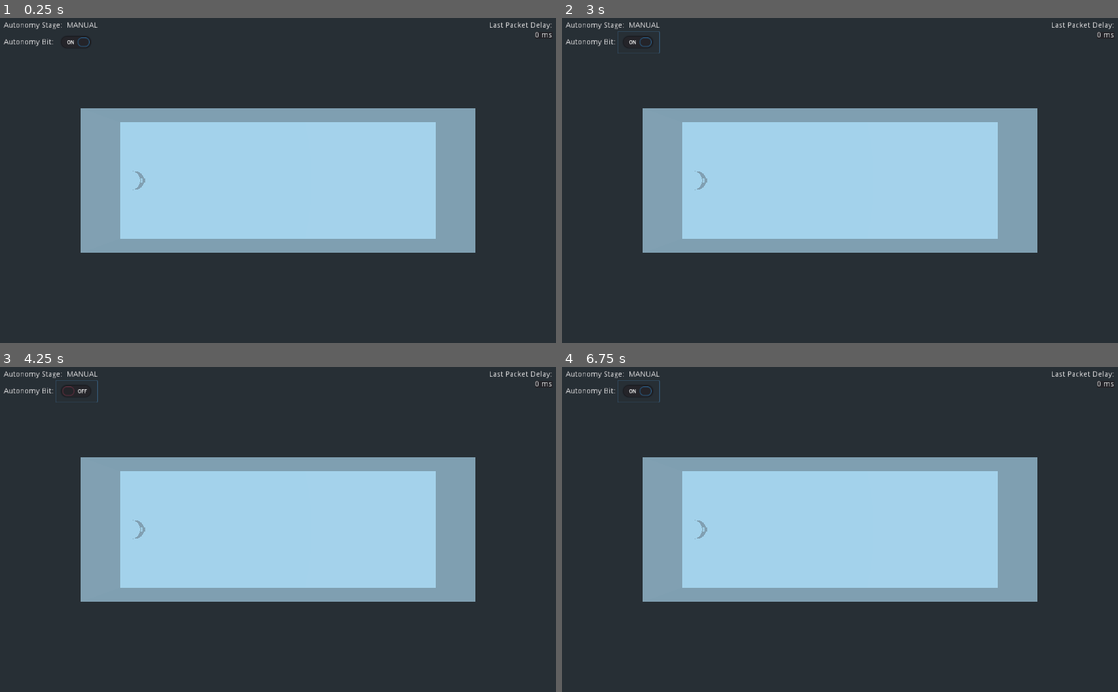
Above: before the commit, frames 1-4 (two rows, left to right).
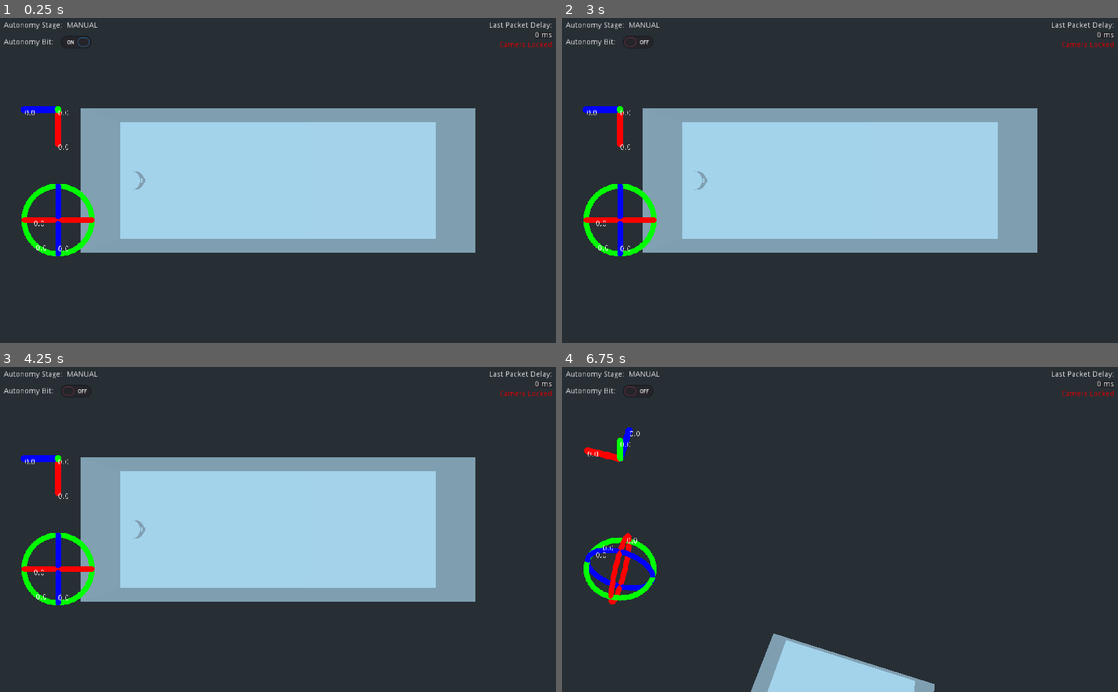
Above: after the commit, the same moments.

Repository: utahrobotics/lunabase_gui
Game: Godot game, scene res://main.tscn
Two runs of this game, one before a commit and one after it. Both use one fixed random seed, a clock stepped at 60 frames per second and the inputs below.
Inputs (mouse positions are in pixels of both pictures, inside the frame that each line leads up to):
- Up to frame 1 (0.25 s): no input
- Up to frame 2 (3 s): click (639, 44) at 0.5 s; click (639, 44) at 1.25 s; click (639, 44) at 2 s; tap Enter at 2.75 s; move the mouse to (962, 164) at 2.77 s; hold X (change_autonomy) from 2.78 s (still down)
- Up to frame 3 (4.25 s): tap S (camera_back, bound only after the commit) at 3.05, 3.6 s; tap Space (camera_up, bound only after the commit) at 3.5 s; move the mouse to (166, 545) at 3.52 s; release X (change_autonomy) at 3.53 s; tap Shift (camera_down, bound only after the commit) at 3.8 s
- Up to frame 4 (6.75 s): tap Enter at 4.25, 5.75 s; move the mouse to (895, 458) at 4.27 s; hold Shift (camera_down, bound only after the commit) 4.28-5.03 s; tap W (camera_forward, bound only after the commit) at 4.55, 5.1 s; tap Space (camera_up, bound only after the commit) at 5 s; move the mouse to (812, 594) at 5.02 s; tap A (camera_left, bound only after the commit) at 5.3 s; move the mouse to (1006, 578) at 5.77 s; hold A (camera_left, bound only after the commit) 5.78-6.53 s; tap C (camera_lock, bound only after the commit) at 6.05, 6.6 s; move the mouse to (673, 480) at 6.52 s

The runs differ from the first frame. In frame 1, 1.4% of the frame differs, in the area x 3-100%, y 7-74%; in frame 2, 1.5%; in frame 3, 1.4%; in frame 4, 36%, in the area x 3-100%, y 4-100%.

Commit message:
added moving camera and gizmos

Diff:
--- /dev/null
+++ b/anchored_control.gd
@@ -0,0 +1,9 @@
+class_name AnchoredControl
+extends Control
+
+
+onready var _camera := get_viewport().get_camera()
+
+
+func _process(delta):
+	rect_position = _camera.unproject_position(get_parent().global_transform.origin)
--- a/bot_server.gd
+++ b/bot_server.gd
@@ -57,7 +57,6 @@
 	var err := udp.listen(PORT_SERVER)
 	if err != 0:
 		set_process(false)
-		set_process_input(false)
 		print("ERROR CODE STARTING UDP SERVER: " + str(err))
 		return
 	print("UDP SERVER ACTIVE")
@@ -127,18 +126,12 @@
 
 func _input(event):
 	# TODO Add controller input
-	if event.is_action_pressed("change_autonomy"):
-		set_autonomy(true)
-
-	elif event.is_action_released("change_autonomy"):
-		set_autonomy(false)
-
-	elif event is InputEventJoypadMotion:
+	if event is InputEventJoypadMotion:
 		if event.axis == JOY_AXIS_0 or event.axis == JOY_AXIS_1:
 			bot.put_packet(to_json({LEFT_STICK: [Input.get_joy_axis(0, JOY_AXIS_0), Input.get_joy_axis(0, JOY_AXIS_1)]}).to_utf8())
 
 		elif event.axis == JOY_AXIS_2 or event.axis == JOY_AXIS_3:
-			bot.put_packet(to_json({LEFT_STICK: [Input.get_joy_axis(0, JOY_AXIS_2), Input.get_joy_axis(0, JOY_AXIS_3)]}).to_utf8())
+			bot.put_packet(to_json({RIGHT_STICK: [Input.get_joy_axis(0, JOY_AXIS_2), Input.get_joy_axis(0, JOY_AXIS_3)]}).to_utf8())
 
 		return
 
--- /dev/null
+++ b/controllable_node.gd
@@ -0,0 +1,48 @@
+class_name ControllableNode
+extends Spatial
+
+
+signal camera_lock_changed(val)
+
+export var speed := 7.0
+export var acceleration_weight := 15.0
+export var mouse_sensitivity := 0.003
+
+var locked := true
+
+var _movement_vector: Vector3
+var _linear_velocity: Vector3
+
+
+static func exp_weight_conversion(weight: float) -> float:
+	return 1.0 - exp(- weight)
+
+
+func _input(event):
+	if event.is_action_pressed("camera_lock"):
+		locked = not locked
+		if locked:
+			Input.set_mouse_mode(Input.MOUSE_MODE_VISIBLE)
+		else:
+			Input.set_mouse_mode(Input.MOUSE_MODE_CAPTURED)
+
+		emit_signal("camera_lock_changed", locked)
+
+	if locked:
+		_movement_vector = Vector3.ZERO
+		return
+
+	if event is InputEventMouseMotion:
+		rotation.x -= event.relative.y * mouse_sensitivity
+		rotation.y -= event.relative.x * mouse_sensitivity
+
+	_movement_vector = Vector3(
+		Input.get_action_strength("camera_right") - Input.get_action_strength("camera_left"),
+		Input.get_action_strength("camera_up") - Input.get_action_strength("camera_down"),
+		Input.get_action_strength("camera_back") - Input.get_action_strength("camera_forward")
+	)
+
+
+func _process(delta):
+	_linear_velocity = _linear_velocity.linear_interpolate(global_transform.basis.xform(_movement_vector * speed), exp_weight_conversion(delta * acceleration_weight))
+	global_transform.origin += _linear_velocity * delta
--- a/main.tscn
+++ b/main.tscn
@@ -1,7 +1,10 @@
-[gd_scene load_steps=6 format=2]
-
+[gd_scene load_steps=10 format=2]
+
+[ext_resource path="res://controllable_node.gd" type="Script" id=1]
 [ext_resource path="res://bot.tscn" type="PackedScene" id=2]
 [ext_resource path="res://pathing_render.gd" type="Script" id=3]
+[ext_resource path="res://position_gizmo.tscn" type="PackedScene" id=4]
+[ext_resource path="res://rotation_gizmo.tscn" type="PackedScene" id=5]
 
 [sub_resource type="GDScript" id=1]
 script/source = "extends Label
@@ -13,12 +16,13 @@
 	text = parsed[BotServer.AUTONOMY_STAGE].capitalize()
 "
 
-[sub_resource type="GDScript" id=2]
+[sub_resource type="GDScript" id=5]
 script/source = "extends CheckButton
 
 
-func _toggled(button_pressed: bool) -> void:
-	BotServer.autonomy = button_pressed
+func _input(event):
+	if event.is_action_pressed(\"change_autonomy\"):
+		BotServer.autonomy = not BotServer.autonomy
 "
 
 [sub_resource type="GDScript" id=3]
@@ -32,6 +36,19 @@
 
 func _update_delay(delay: int):
 	text = str(delay) + \" ms\"
+"
+
+[sub_resource type="GDScript" id=4]
+script/source = "extends Label
+
+
+func _on_Camera_camera_lock_changed(val):
+	if val:
+		text = \"Camera Locked\"
+		set(\"custom_colors/font_color\", Color.red)
+	else:
+		text = \"Camera Unlocked\"
+		set(\"custom_colors/font_color\", Color.green)
 "
 
 [node name="Spatial" type="Spatial"]
@@ -79,8 +96,53 @@
 margin_left = 96.0
 margin_right = 172.0
 margin_bottom = 40.0
+focus_mode = 0
 pressed = true
-script = SubResource( 2 )
+script = SubResource( 5 )
+
+[node name="ViewportContainer" type="ViewportContainer" parent="LeftHUD"]
+margin_top = 62.0
+margin_right = 505.0
+margin_bottom = 262.0
+
+[node name="Viewport" type="Viewport" parent="LeftHUD/ViewportContainer"]
+size = Vector2( 200, 200 )
+own_world = true
+transparent_bg = true
+handle_input_locally = false
+render_target_update_mode = 3
+
+[node name="Spatial" type="Spatial" parent="LeftHUD/ViewportContainer/Viewport"]
+transform = Transform( -4.37114e-08, -1, -4.37114e-08, 0, -4.37114e-08, 1, -1, 4.37114e-08, 1.91069e-15, 0, 0, 0 )
+
+[node name="Camera" type="Camera" parent="LeftHUD/ViewportContainer/Viewport/Spatial"]
+transform = Transform( 1, 0, 0, 0, 1, 0, 0, 0, 1, 0, 0, 0.275 )
+projection = 1
+size = 0.32
+
+[node name="PositionGizmo" parent="LeftHUD/ViewportContainer/Viewport" instance=ExtResource( 4 )]
+
+[node name="ViewportContainer2" type="ViewportContainer" parent="LeftHUD"]
+margin_top = 266.0
+margin_right = 505.0
+margin_bottom = 466.0
+
+[node name="Viewport" type="Viewport" parent="LeftHUD/ViewportContainer2"]
+size = Vector2( 200, 200 )
+own_world = true
+transparent_bg = true
+handle_input_locally = false
+render_target_update_mode = 3
+
+[node name="Spatial" type="Spatial" parent="LeftHUD/ViewportContainer2/Viewport"]
+transform = Transform( -4.37114e-08, -1, -4.37114e-08, 0, -4.37114e-08, 1, -1, 4.37114e-08, 1.91069e-15, 0, 0, 0 )
+
+[node name="Camera" type="Camera" parent="LeftHUD/ViewportContainer2/Viewport/Spatial"]
+transform = Transform( 1, 0, 0, 0, 1, 0, 0, 0, 1, 0, 0, 0.275 )
+projection = 1
+size = 0.32
+
+[node name="RotationGizmo" parent="LeftHUD/ViewportContainer2/Viewport" instance=ExtResource( 5 )]
 
 [node name="RightHUD" type="VBoxContainer" parent="."]
 anchor_left = 0.5
@@ -130,6 +192,15 @@
 "_edit_use_anchors_": false
 }
 
+[node name="CameraLock" type="Label" parent="RightHUD"]
+margin_top = 36.0
+margin_right = 505.0
+margin_bottom = 50.0
+custom_colors/font_color = Color( 1, 0, 0, 1 )
+text = "Camera Locked"
+align = 2
+script = SubResource( 4 )
+
 [node name="Box" type="Spatial" parent="."]
 
 [node name="Bot" parent="Box" instance=ExtResource( 2 )]
@@ -144,3 +215,16 @@
 
 [node name="Camera" type="Camera" parent="."]
 transform = Transform( -4.37114e-08, -1, -4.37114e-08, 0, -4.37114e-08, 1, -1, 4.37114e-08, 1.91069e-15, 0, 5, -3.4 )
+script = ExtResource( 1 )
+
+[node name="RemoteTransform" type="RemoteTransform" parent="Camera"]
+remote_path = NodePath("../../LeftHUD/ViewportContainer/Viewport/Spatial")
+update_position = false
+update_scale = false
+
+[node name="RemoteTransform2" type="RemoteTransform" parent="Camera"]
+remote_path = NodePath("../../LeftHUD/ViewportContainer2/Viewport/Spatial")
+update_position = false
+update_scale = false
+
+[connection signal="camera_lock_changed" from="Camera" to="RightHUD/CameraLock" method="_on_Camera_camera_lock_changed"]
--- /dev/null
+++ b/position_gizmo.tscn
@@ -0,0 +1,117 @@
+[gd_scene load_steps=9 format=2]
+
+[ext_resource path="res://anchored_control.gd" type="Script" id=1]
+
+[sub_resource type="CapsuleMesh" id=1]
+radius = 0.01
+mid_height = 0.1
+
+[sub_resource type="SpatialMaterial" id=2]
+albedo_color = Color( 0, 0, 0, 1 )
+emission_enabled = true
+emission = Color( 0, 0, 1, 1 )
+emission_energy = 1.0
+emission_operator = 0
+emission_on_uv2 = false
+
+[sub_resource type="SpatialMaterial" id=3]
+albedo_color = Color( 0, 0, 0, 1 )
+emission_enabled = true
+emission = Color( 0, 1, 0, 1 )
+emission_energy = 1.0
+emission_operator = 0
+emission_on_uv2 = false
+
+[sub_resource type="SpatialMaterial" id=4]
+albedo_color = Color( 0, 0, 0, 1 )
+emission_enabled = true
+emission = Color( 1, 0, 0, 1 )
+emission_energy = 1.0
+emission_operator = 0
+emission_on_uv2 = false
+
+[sub_resource type="GDScript" id=5]
+script/source = "extends Label
+
+
+func _handle_odometry(odometry: Odometry) -> void:
+	text = str(odometry.linear_velocity.z)
+"
+
+[sub_resource type="GDScript" id=6]
+script/source = "extends Label
+
+
+func _handle_odometry(odometry: Odometry) -> void:
+	text = str(odometry.linear_velocity.y)
+"
+
+[sub_resource type="GDScript" id=7]
+script/source = "extends Label
+
+
+func _handle_odometry(odometry: Odometry) -> void:
+	text = str(odometry.linear_velocity.x)
+"
+
+[node name="PositionGizmo" type="Spatial"]
+
+[node name="MeshInstance" type="MeshInstance" parent="."]
+transform = Transform( 1, 0, 0, 0, 1, 0, 0, 0, 1, 0, 0, 0.05 )
+mesh = SubResource( 1 )
+material/0 = SubResource( 2 )
+
+[node name="MeshInstance2" type="MeshInstance" parent="."]
+transform = Transform( 1, 0, 0, 0, -4.37114e-08, -1, 0, 1, -4.37114e-08, 0, 0.05, 0 )
+mesh = SubResource( 1 )
+material/0 = SubResource( 3 )
+
+[node name="MeshInstance3" type="MeshInstance" parent="."]
+transform = Transform( -4.37114e-08, 0, 1, 0, 1, 0, -1, 0, -4.37114e-08, 0.05, 0, 0 )
+mesh = SubResource( 1 )
+material/0 = SubResource( 4 )
+
+[node name="Spatial" type="Spatial" parent="."]
+transform = Transform( 1, 0, 0, 0, 1, 0, 0, 0, 1, 0, 0, 0.1 )
+
+[node name="AnchoredControl" type="Control" parent="Spatial"]
+margin_right = 40.0
+margin_bottom = 40.0
+script = ExtResource( 1 )
+
+[node name="Label" type="Label" parent="Spatial/AnchoredControl"]
+margin_right = 40.0
+margin_bottom = 14.0
+text = "0.0"
+script = SubResource( 5 )
+
+[node name="Spatial2" type="Spatial" parent="."]
+transform = Transform( 1, 0, 0, 0, 1, 0, 0, 0, 1, 0, 0.1, 0 )
+
+[node name="AnchoredControl" type="Control" parent="Spatial2"]
+margin_right = 40.0
+margin_bottom = 40.0
+script = ExtResource( 1 )
+
+[node name="Label" type="Label" parent="Spatial2/AnchoredControl"]
+margin_right = 40.0
+margin_bottom = 14.0
+text = "0.0"
+script = SubResource( 6 )
+
+[node name="Spatial3" type="Spatial" parent="."]
+transform = Transform( 1, 0, 0, 0, 1, 0, 0, 0, 1, 0.1, 0, 0 )
+
+[node name="AnchoredControl" type="Control" parent="Spatial3"]
+margin_right = 40.0
+margin_bottom = 40.0
+script = ExtResource( 1 )
+
+[node name="Label" type="Label" parent="Spatial3/AnchoredControl"]
+margin_right = 40.0
+margin_bottom = 40.0
+text = "0.0"
+script = SubResource( 7 )
+__meta__ = {
+"_edit_use_anchors_": false
+}
--- a/project.godot
+++ b/project.godot
@@ -9,6 +9,16 @@
 config_version=4
 
 _global_script_classes=[ {
+"base": "Control",
+"class": "AnchoredControl",
+"language": "GDScript",
+"path": "res://anchored_control.gd"
+}, {
+"base": "Spatial",
+"class": "ControllableNode",
+"language": "GDScript",
+"path": "res://controllable_node.gd"
+}, {
 "base": "Reference",
 "class": "Odometry",
 "language": "GDScript",
@@ -20,6 +30,8 @@
 "path": "res://pathing_render.gd"
 } ]
 _global_script_class_icons={
+"AnchoredControl": "",
+"ControllableNode": "",
 "Odometry": "",
 "PathingRender": ""
 }
@@ -42,6 +54,46 @@
 , Object(InputEventKey,"resource_local_to_scene":false,"resource_name":"","device":0,"alt":false,"shift":false,"control":false,"meta":false,"command":false,"pressed":false,"scancode":88,"unicode":0,"echo":false,"script":null)
  ]
 }
+camera_lock={
+"deadzone": 0.5,
+"events": [ Object(InputEventKey,"resource_local_to_scene":false,"resource_name":"","device":0,"alt":false,"shift":false,"control":false,"meta":false,"command":false,"pressed":false,"scancode":67,"unicode":0,"echo":false,"script":null)
+ ]
+}
+recenter_camera={
+"deadzone": 0.5,
+"events": [ Object(InputEventKey,"resource_local_to_scene":false,"resource_name":"","device":0,"alt":false,"shift":false,"control":false,"meta":false,"command":false,"pressed":false,"scancode":72,"unicode":0,"echo":false,"script":null)
+ ]
+}
+camera_forward={
+"deadzone": 0.5,
+"events": [ Object(InputEventKey,"resource_local_to_scene":false,"resource_name":"","device":0,"alt":false,"shift":false,"control":false,"meta":false,"command":false,"pressed":false,"scancode":87,"unicode":0,"echo":false,"script":null)
+ ]
+}
+camera_back={
+"deadzone": 0.5,
+"events": [ Object(InputEventKey,"resource_local_to_scene":false,"resource_name":"","device":0,"alt":false,"shift":false,"control":false,"meta":false,"command":false,"pressed":false,"scancode":83,"unicode":0,"echo":false,"script":null)
+ ]
+}
+camera_left={
+"deadzone": 0.5,
+"events": [ Object(InputEventKey,"resource_local_to_scene":false,"resource_name":"","device":0,"alt":false,"shift":false,"control":false,"meta":false,"command":false,"pressed":false,"scancode":65,"unicode":0,"echo":false,"script":null)
+ ]
+}
+camera_right={
+"deadzone": 0.5,
+"events": [ Object(InputEventKey,"resource_local_to_scene":false,"resource_name":"","device":0,"alt":false,"shift":false,"control":false,"meta":false,"command":false,"pressed":false,"scancode":68,"unicode":0,"echo":false,"script":null)
+ ]
+}
+camera_up={
+"deadzone": 0.5,
+"events": [ Object(InputEventKey,"resource_local_to_scene":false,"resource_name":"","device":0,"alt":false,"shift":false,"control":false,"meta":false,"command":false,"pressed":false,"scancode":32,"unicode":0,"echo":false,"script":null)
+ ]
+}
+camera_down={
+"deadzone": 0.5,
+"events": [ Object(InputEventKey,"resource_local_to_scene":false,"resource_name":"","device":0,"alt":false,"shift":false,"control":false,"meta":false,"command":false,"pressed":false,"scancode":16777237,"unicode":0,"echo":false,"script":null)
+ ]
+}
 
 [physics]
 
--- /dev/null
+++ b/rotation_gizmo.tscn
@@ -0,0 +1,119 @@
+[gd_scene load_steps=9 format=2]
+
+[ext_resource path="res://anchored_control.gd" type="Script" id=1]
+[ext_resource path="res://rotation_gizmo.glb" type="PackedScene" id=2]
+
+[sub_resource type="SpatialMaterial" id=1]
+albedo_color = Color( 0, 0, 0, 1 )
+emission_enabled = true
+emission = Color( 0, 1, 0, 1 )
+emission_energy = 1.0
+emission_operator = 0
+emission_on_uv2 = false
+
+[sub_resource type="SpatialMaterial" id=2]
+albedo_color = Color( 0, 0, 0, 1 )
+emission_enabled = true
+emission = Color( 1, 0, 0, 1 )
+emission_energy = 1.0
+emission_operator = 0
+emission_on_uv2 = false
+
+[sub_resource type="SpatialMaterial" id=3]
+albedo_color = Color( 0, 0, 0, 1 )
+emission_enabled = true
+emission = Color( 0, 0, 1, 1 )
+emission_energy = 1.0
+emission_operator = 0
+emission_on_uv2 = false
+
+[sub_resource type="GDScript" id=4]
+script/source = "extends Label
+
+
+func _handle_odometry(odometry: Odometry) -> void:
+	text = str(odometry.angular_velocity.z)
+"
+
+[sub_resource type="GDScript" id=5]
+script/source = "extends Label
+
+
+func _handle_odometry(odometry: Odometry) -> void:
+	text = str(odometry.angular_velocity.x)
+"
+
+[sub_resource type="GDScript" id=6]
+script/source = "extends Label
+
+
+func _handle_odometry(odometry: Odometry) -> void:
+	text = str(odometry.angular_velocity.y)
+"
+
+[node name="RotationGizmo" type="Spatial"]
+
+[node name="rotation_gizmo" parent="." instance=ExtResource( 2 )]
+transform = Transform( 0.1, 0, 0, 0, 0.1, 0, 0, 0, 0.1, 0, 0, 0 )
+
+[node name="BezierCircle" parent="rotation_gizmo" index="0"]
+material/0 = SubResource( 1 )
+
+[node name="BezierCircle001" parent="rotation_gizmo" index="1"]
+material/0 = SubResource( 2 )
+
+[node name="BezierCircle002" parent="rotation_gizmo" index="2"]
+material/0 = SubResource( 3 )
+
+[node name="Spatial" type="Spatial" parent="."]
+transform = Transform( 1, 0, 0, 0, 1, 0, 0, 0, 1, 0.0752437, 0.0655021, 0 )
+
+[node name="AnchoredControl" type="Control" parent="Spatial"]
+margin_right = 40.0
+margin_bottom = 40.0
+script = ExtResource( 1 )
+
+[node name="Label" type="Label" parent="Spatial/AnchoredControl"]
+margin_right = 40.0
+margin_bottom = 14.0
+text = "0.0"
+script = SubResource( 4 )
+__meta__ = {
+"_edit_use_anchors_": false
+}
+
+[node name="Spatial2" type="Spatial" parent="."]
+transform = Transform( 1, 0, 0, 0, 1, 0, 0, 0, 1, 0, 0.0684143, 0.0720324 )
+
+[node name="AnchoredControl" type="Control" parent="Spatial2"]
+margin_right = 40.0
+margin_bottom = 40.0
+script = ExtResource( 1 )
+
+[node name="Label" type="Label" parent="Spatial2/AnchoredControl"]
+margin_right = 40.0
+margin_bottom = 14.0
+text = "0.0"
+script = SubResource( 5 )
+__meta__ = {
+"_edit_use_anchors_": false
+}
+
+[node name="Spatial3" type="Spatial" parent="."]
+transform = Transform( 1, 0, 0, 0, 1, 0, 0, 0, 1, 0.0716301, 0, 0.0663829 )
+
+[node name="AnchoredControl" type="Control" parent="Spatial3"]
+margin_right = 40.0
+margin_bottom = 40.0
+script = ExtResource( 1 )
+
+[node name="Label" type="Label" parent="Spatial3/AnchoredControl"]
+margin_right = 40.0
+margin_bottom = 40.0
+text = "0.0"
+script = SubResource( 6 )
+__meta__ = {
+"_edit_use_anchors_": false
+}
+
+[editable path="rotation_gizmo"]
Binary file added: rotation_gizmo.glb
Not shown, added: rotation_gizmo.glb.import
Not shown, added: rotation_gizmo.blend
Not shown, added: rotation_gizmo.blend1
